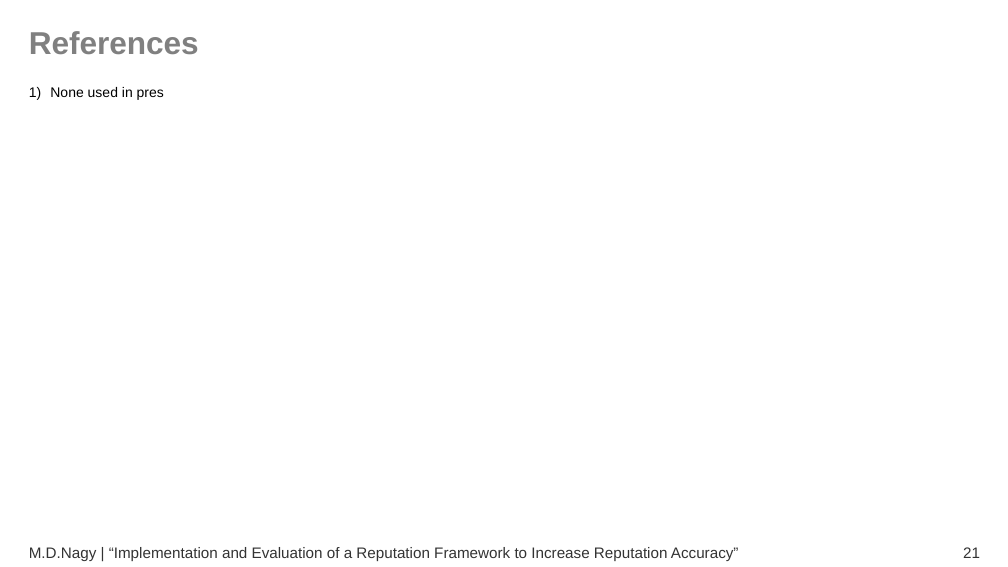
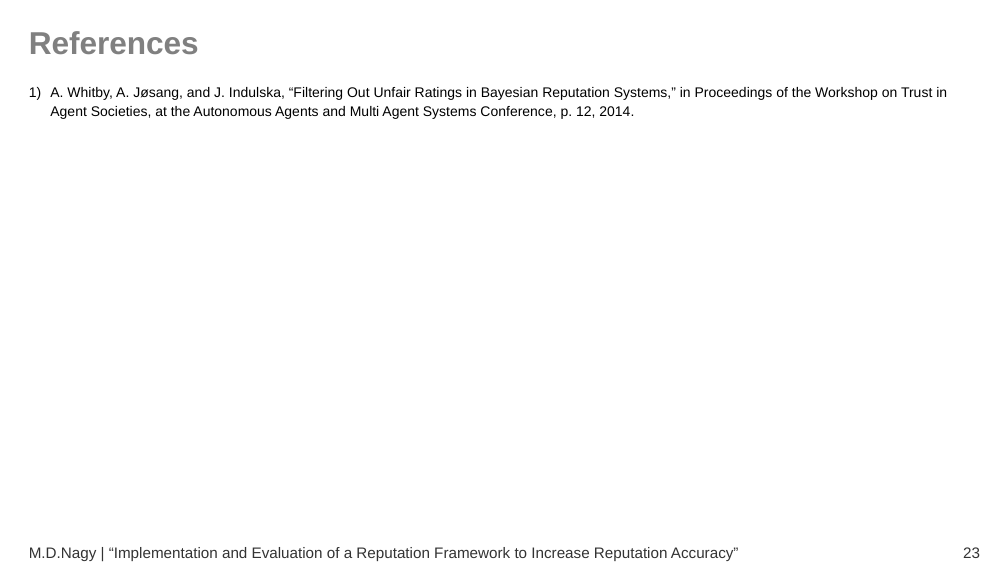
Before and after one commit to donatmarton/pyrepsys, a slide deck: slide 23 of thesis/mt-donat/pres/pres.odp (slide 21 before the commit). Drawn at 1008x567 pixels with LibreOffice and Linux fonts; fonts in the diff are those of the drawing. Boxes give left, top, right and bottom in pixels: in the first picture for what was removed or moved away, otherwise in the second. Text is boxed around its words. In the diff, an @@ line names an element or a change of style, - is before the commit and + after.

Commit message:
update pres

```diff
--- a/thesis/mt-donat/pres/pres.odp
+++ b/thesis/mt-donat/pres/pres.odp
@@ text at [50,87,947,119]: text changed @@
-1) None used in pres
+1) A. Whitby, A. Jøsang, and J. Indulska, “Filtering Out Unfair Ratings in Bayesian Reputation Systems,” in Proceedings of the Workshop on Trust in Agent Societies, at the Autonomous Agents and Multi Agent Systems Conference, p. 12, 2014.
@@ page number at [963,547,980,558]: text changed @@
-21
+23
```
Also in this commit, not shown: 4 other slides changed, 2 slides added.
